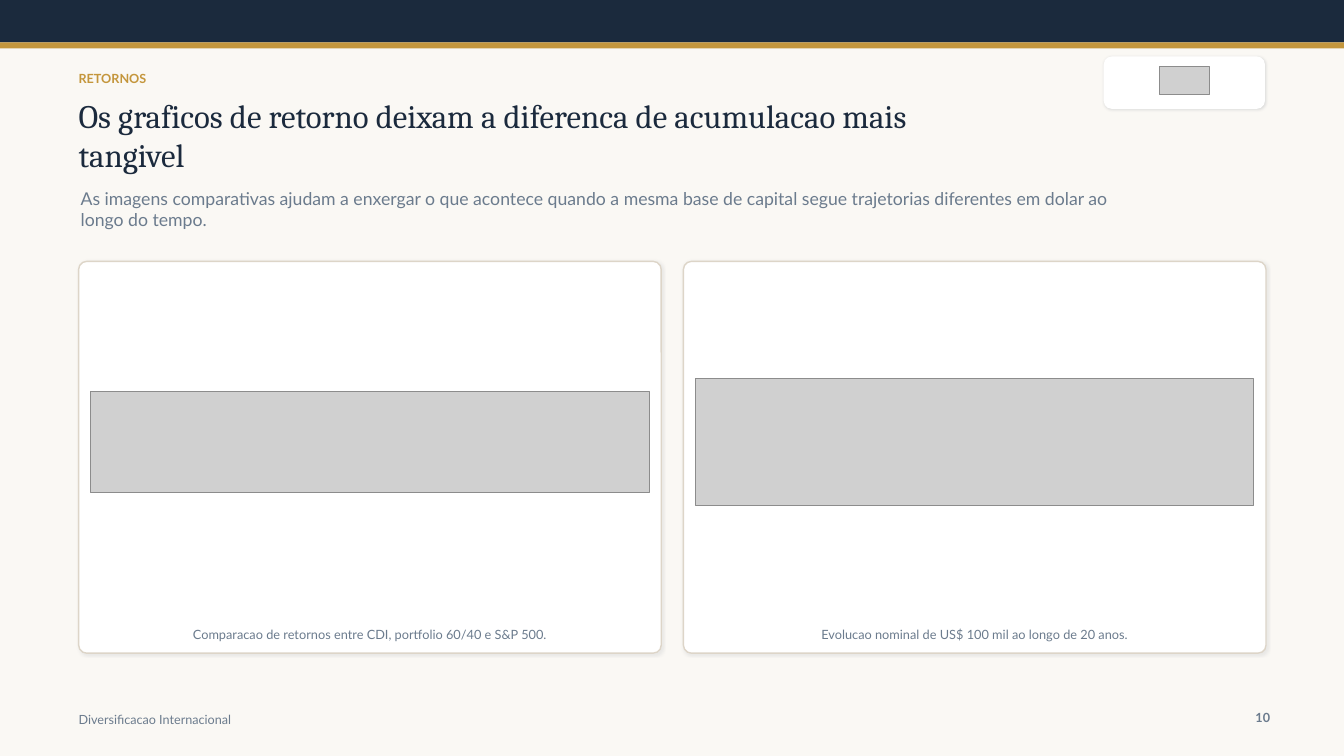
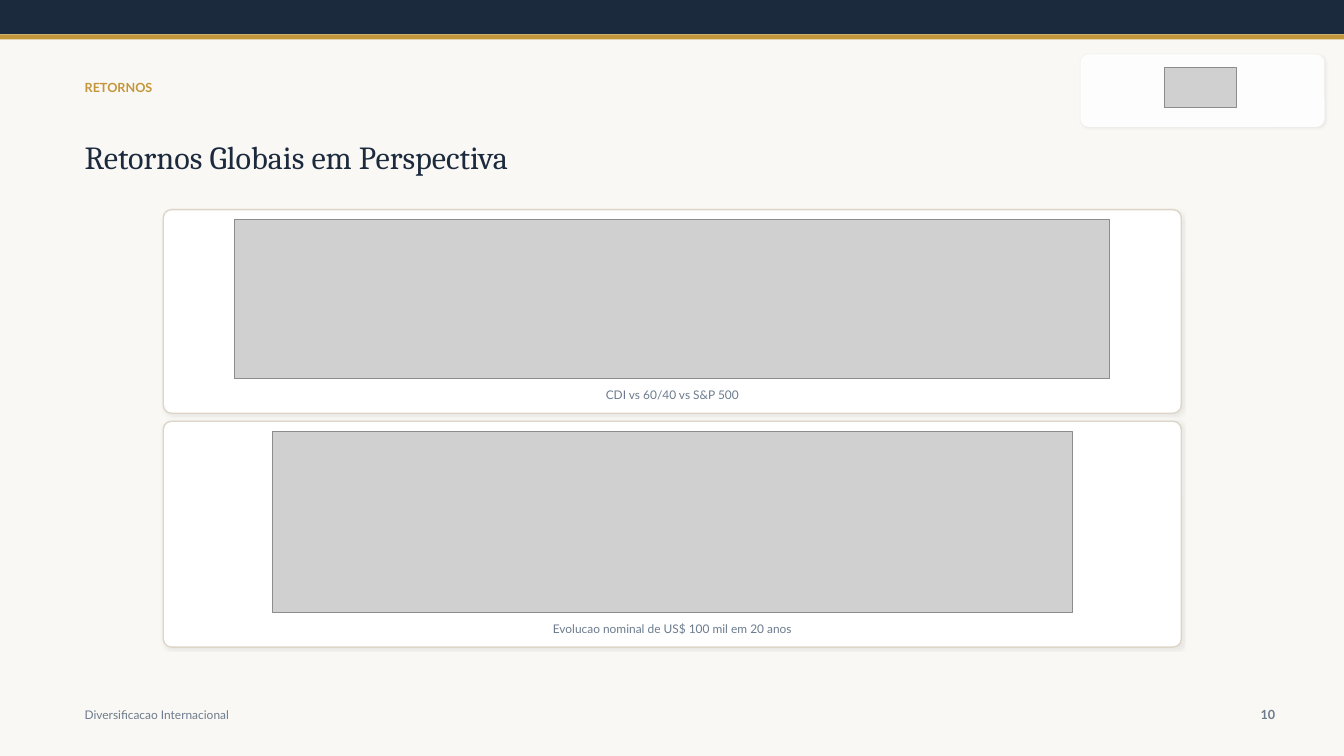
Before and after one commit to ArturLauriano/ApresentacaoOffshore, a slide deck: slide 10 of materials/presentations/por-que-investir-exterior-cliente-apresentacao.pptx. Drawn at 1344x756 pixels with LibreOffice and Linux fonts; fonts in the diff are those of the drawing; grey boxes stand for pictures. Boxes give left, top, right and bottom in pixels: in the first picture for what was removed or moved away, otherwise in the second. Text is boxed around its words. In the diff, an @@ line names an element or a change of style, - is before the commit and + after.

```diff
--- a/materials/presentations/por-que-investir-exterior-cliente-apresentacao.pptx
+++ b/materials/presentations/por-que-investir-exterior-cliente-apresentacao.pptx
@@ rectangle: place and size @@
-rectangle at box(0, 0, 1344, 42)
+rectangle at box(0, 0, 1344, 34)
@@ rectangle: place and size @@
-rectangle at box(0, 42, 1344, 48)
+rectangle at box(0, 34, 1344, 39)
@@ rounded rectangle: place and size @@
-rounded rectangle at box(1104, 56, 1265, 109)
+rounded rectangle at box(1081, 54, 1325, 127)
@@ rounded rectangle at box(1081, 54, 1325, 127): fill #FFFFFF to #FFFFFF at 95% opacity; shadow changed; proportions changed @@
@@ text "RETORNOS": place and size @@
-text "RETORNOS" at box(79, 74, 147, 83)
+text "RETORNOS" at box(85, 83, 153, 92)
@@ picture: place and size @@
-picture at box(1159, 67, 1210, 95)
+picture at box(1166, 68, 1237, 108)
@@ text "Retornos Globais em Perspectiva" at box(85, 146, 508, 176): vertical alignment top to middle @@
@@ text at box(85, 146, 508, 176): text changed; size 23.3 to 23 pt @@
-Os graficos de retorno deixam a diferenca de acumulacao mais tangivel
+Retornos Globais em Perspectiva
@@ text removed at box(81, 192, 1107, 229) @@
-As imagens comparativas ajudam a enxergar o que acontece quando a mesma base de capital segue trajetorias diferentes em dolar ao longo do tempo.
@@ rounded rectangle added at box(163, 210, 1182, 413), fill #FFFFFF, outline #DDD5C8 1 pt @@
@@ picture: place and size @@
-picture at box(91, 391, 649, 493)
+picture at box(235, 220, 1110, 379)
@@ rounded rectangle removed at box(684, 261, 1266, 653) @@
@@ text at box(606, 390, 739, 399): text changed; size 9.1 to 8.5 pt @@
-Comparacao de retornos entre CDI, portfolio 60/40 e S&P 500.
+CDI vs 60/40 vs S&P 500
@@ rounded rectangle: place and size @@
-rounded rectangle at box(79, 261, 661, 653)
+rounded rectangle at box(163, 421, 1182, 647)
@@ rounded rectangle at box(163, 421, 1182, 647): proportions changed @@
@@ picture: place and size @@
-picture at box(696, 379, 1254, 506)
+picture at box(272, 432, 1072, 613)
@@ text at box(553, 623, 791, 634): text changed; size 9.1 to 8.5 pt @@
-Evolucao nominal de US$ 100 mil ao longo de 20 anos.
+Evolucao nominal de US$ 100 mil em 20 anos
@@ text "Diversificacao Internacional" at box(85, 710, 229, 719): size 9 to 8.5 pt @@
@@ text "10": place and size @@
-text "10" at box(1255, 713, 1270, 722)
+text "10" at box(1261, 710, 1276, 719)
```
Also in this commit, not shown: 7 other slides changed, 13 slides added, 7 slides removed, 14 other files.
